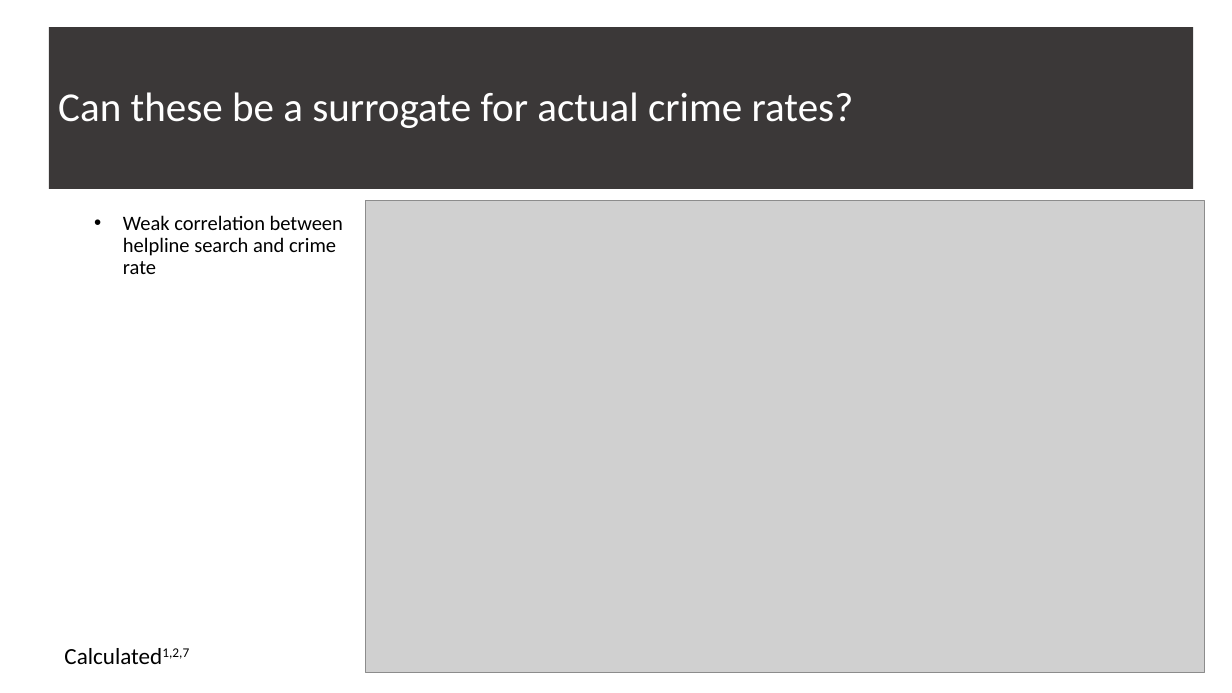
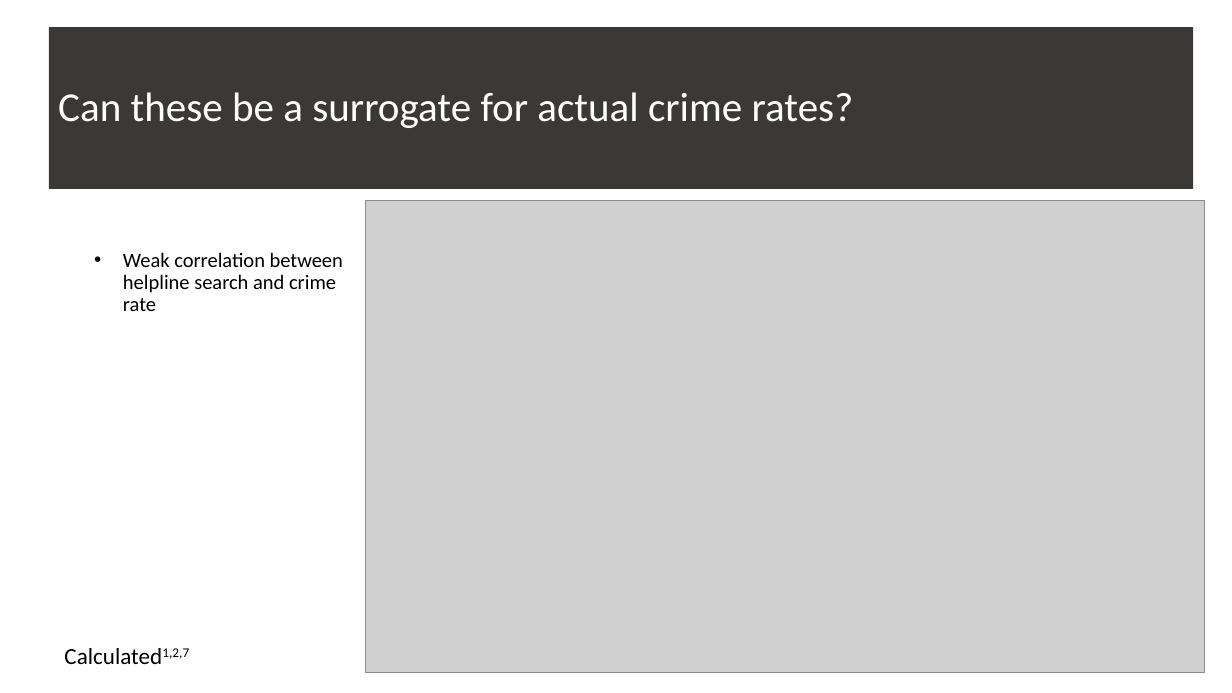
Before and after one commit to FernB/WACrimeRatesCovid19, a slide deck: slide 8 of Presentation1.pptx (slide 9 before the commit). Drawn at 1232x693 pixels with LibreOffice and Linux fonts; fonts in the diff are those of the drawing; grey boxes stand for pictures. Boxes give left, top, right and bottom in pixels: in the first picture for what was removed or moved away, otherwise in the second. Text is boxed around its words. In the diff, an @@ line names an element or a change of style, - is before the commit and + after.

```diff
--- a/Presentation1.pptx
+++ b/Presentation1.pptx
@@ text "Weak correlation between helpline search ...": place and size @@
-text "Weak correlation between helpline search ..." at [123, 215, 343, 274]
+text "Weak correlation between helpline search ..." at [123, 252, 343, 311]
```
Also in this commit, not shown: 3 other slides changed, 1 slide added, 1 slide removed, 11 other files.
